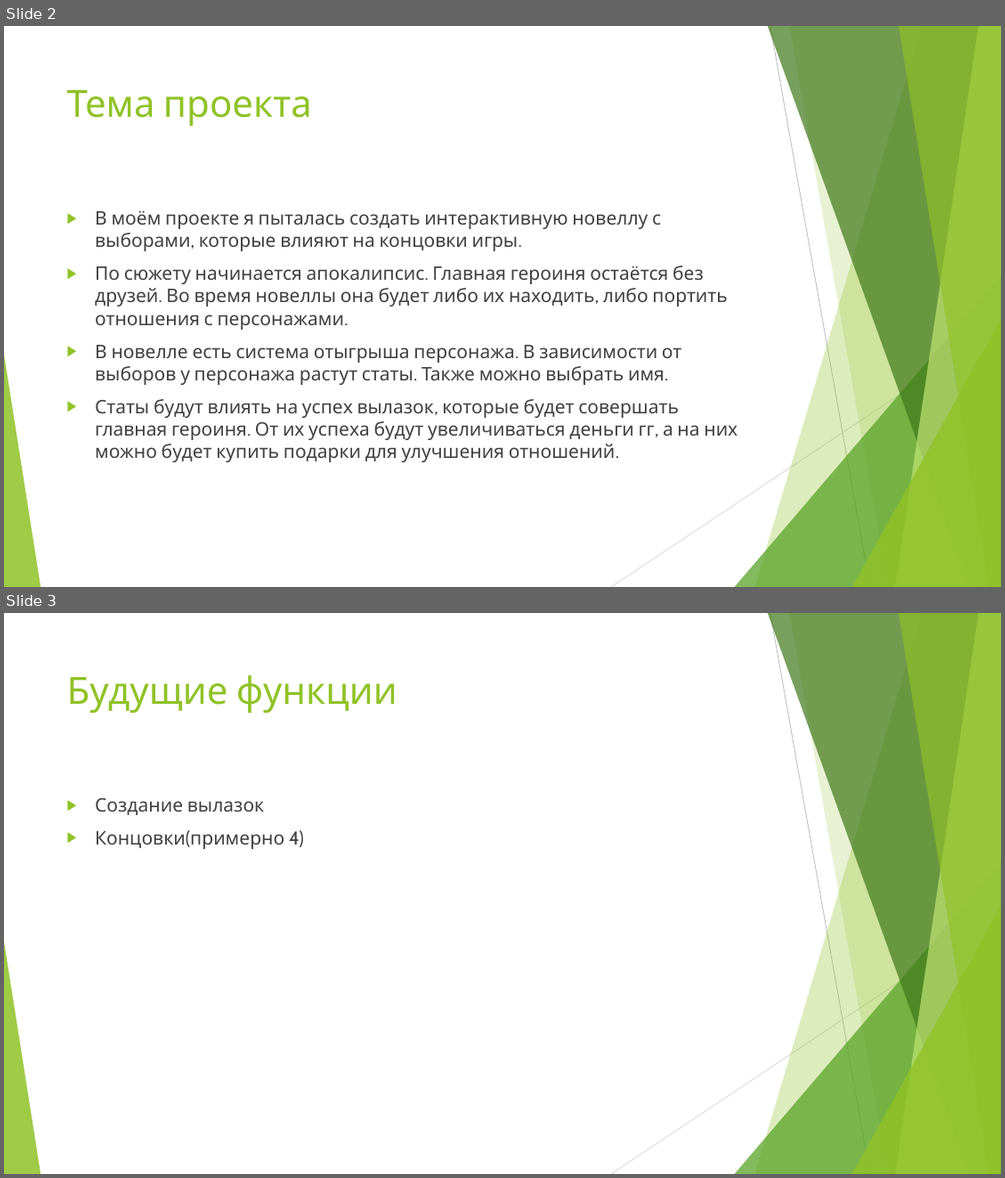
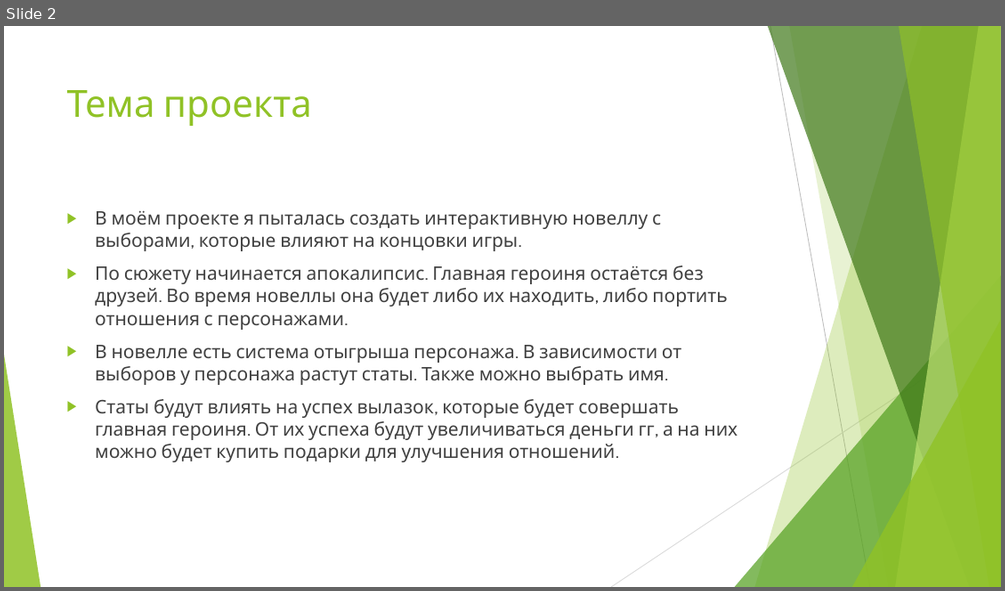
Before and after one commit to SchoolCode2425Mumladze/Gudkova, a slide deck: Новелла.pptx. Shown one above the other, each under a label of ours: slides 2 and 3 before the commit, slide 2 after it. The pictures are 1005x1178 and 1005x591 pixels, drawn with LibreOffice and Linux fonts; fonts in the diff are those of the drawing. Boxes give left, top, right and bottom in pixels: in the first picture for what was removed or moved away, otherwise in the second. Text is boxed around its words. In the diff, an @@ line names an element or a change of style, - is before the commit and + after.

```diff
--- a/Новелла.pptx
+++ b/Новелла.pptx
@@ slide 3 removed at box(4, 613, 1001, 1174), background #FFFFFF; not listed: 10 template elements that a slide beside it also shows @@
@@ title removed at box(67, 675, 397, 713) @@
-Будущие функции
@@ text removed at box(95, 798, 304, 849) @@
-▶ Создание вылазок
-▶ Концовки(примерно 4)
```
Also in this commit, not shown: 1 slide changed, 6 slides added, 22 other files.
